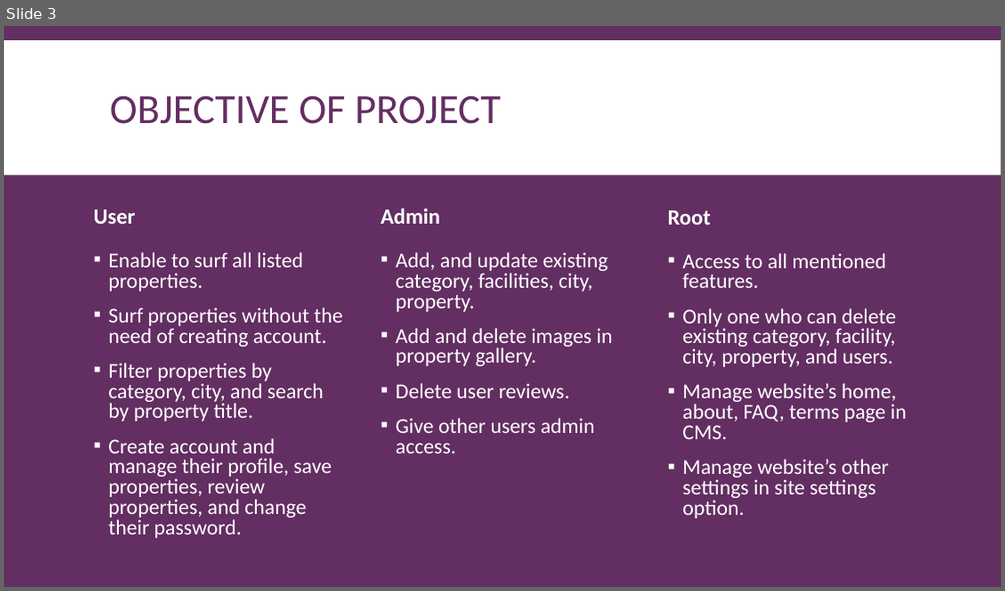
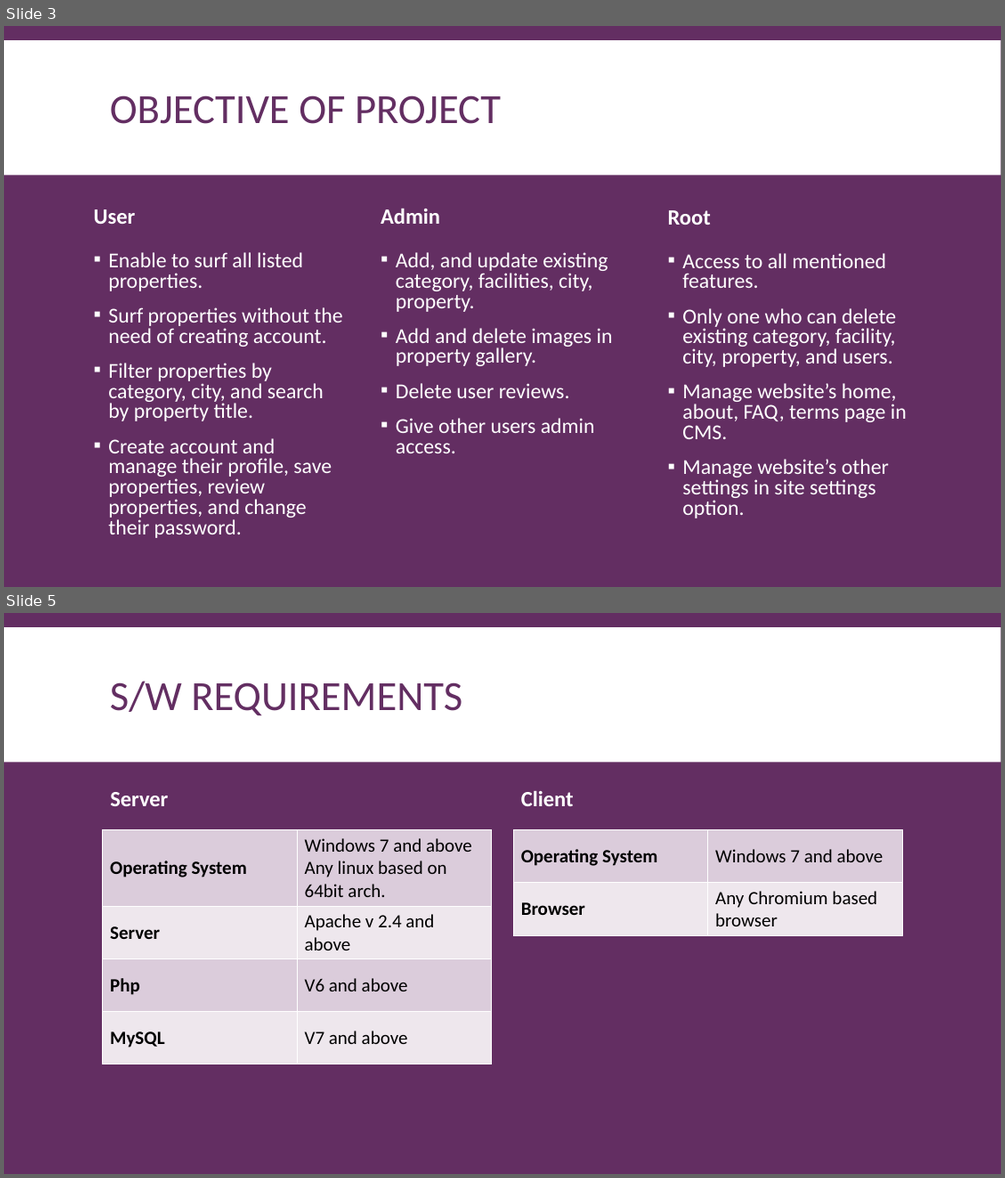
Before and after one commit to DannyGlade/Real_Estate_Site, a slide deck: Documentation/DocumentationPresentation.pptx. Shown one above the other, each under a label of ours: slide 3 before the commit, slides 3 and 5 after it; the slides between them are not shown. The pictures are 1005x591 and 1005x1178 pixels, drawn with LibreOffice and Linux fonts; fonts in the diff are those of the drawing. Boxes give left, top, right and bottom in pixels: in the first picture for what was removed or moved away, otherwise in the second. Text is boxed around its words. In the diff, an @@ line names an element or a change of style, - is before the commit and + after.

```diff
--- a/Documentation/DocumentationPresentation.pptx
+++ b/Documentation/DocumentationPresentation.pptx
@@ slide 5 added at (4, 613, 1001, 1174), background #632E62; not listed: 1 template element that a slide beside it also shows @@
@@ title added at (110, 681, 462, 715), 40 pt, text #632E62 @@
+S/W REQUIREMENTS
@@ text added at (110, 792, 168, 806), 21 pt, text #FFFFFF, bold @@
+Server
@@ text added at (521, 790, 574, 806), 21 pt, text #FFFFFF, bold @@
+Client
@@ table added at (103, 830, 492, 1062), 4 rows, 2 columns @@
+Operating System | Windows 7 and above / Any linux based on 64bit arch.
+Server | Apache v 2.4 and above
+Php | V6 and above
+MySQL | V7 and above
@@ table added at (513, 830, 902, 934), 2 rows, 2 columns @@
+Operating System | Windows 7 and above
+Browser | Any Chromium based browser
```
Also in this commit, not shown: 1 slide changed, 6 other slides added, 2 other files.
